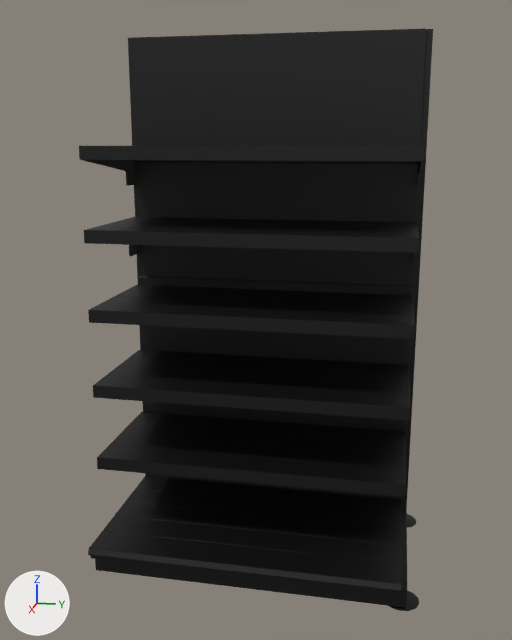
An edit to the COLLADA model iai_shelves/meshes/Shelf_4.dae, drawn before and after from the same camera.
The view is the same before and after, from a 50 mm lens placed at (1.967, 0.931, 1.378), pointed at (-0.262, 0.485, 0.82). Lighting does not change. The marker at lower left points along +X, +Y and +Z. Where no turn or scale is listed for an object, it has been applied to the vertices.

In view in the first picture: 'SM_Shelf_4_Merged'.
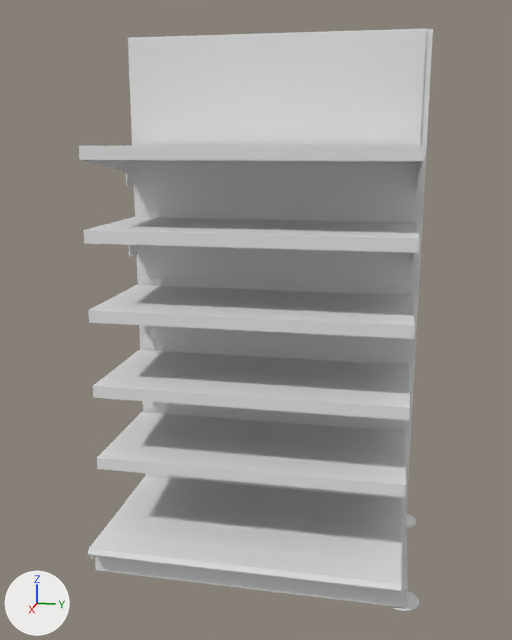
The newer file is also turned or shifted as a whole; pictures and numbers use the older file's frame.

What differs and where, as boxes [x1, y1, x2, y2] in the pictures (512 x 640 px):
part 1 of me_sm_shelf_4_mergedmesh, recoloured (black to white): [79, 29, 433, 607] in both
part 2 of me_sm_shelf_4_mergedmesh, recoloured (black to white): [83, 160, 423, 485] in both
part 3 of me_sm_shelf_4_mergedmesh, recoloured (black to white): [95, 556, 400, 607] in both
part 4 of me_sm_shelf_4_mergedmesh, recoloured (black to white): [389, 514, 419, 611] in both

The edits, one by one:
Material 'M_ShelfBase_004' (mat_m_shelfbase_004_1) is new.
Its base color is (0.8, 0.8, 0.8) (white #e7e7e7).
Its roughness is 0.56.
me_sm_shelf_4_mergedmesh has 1878 vertices, 3700 faces and spans x -0.61..0.05, y -0.01..1.05, z -0.01..1.74.
me_sm_shelf_4_mergedmesh is used by ob_sm_shelf_4_merged; location (0.0, 0.0, 0.0).
me_sm_shelf_4_mergedmesh part 1: all 934 faces that had it switch from mat_m_shelfbase_004 (black #000000) to mat_m_shelfbase_004_1 (white #e7e7e7).
me_sm_shelf_4_mergedmesh part 2: all 1840 faces that had it switch from mat_m_shelfmetalgrey_004 (black #000000) to mat_m_shelfbase_004_1 (white #e7e7e7).
me_sm_shelf_4_mergedmesh part 3: all 38 faces that had it switch from mat_m_shelfmetalshiny_004 (black #000000) to mat_m_shelfbase_004_1 (white #e7e7e7).
me_sm_shelf_4_mergedmesh part 4: all 888 faces that had it switch from mat_m_shelfplastic_004 (black #000000) to mat_m_shelfbase_004_1 (white #e7e7e7).
